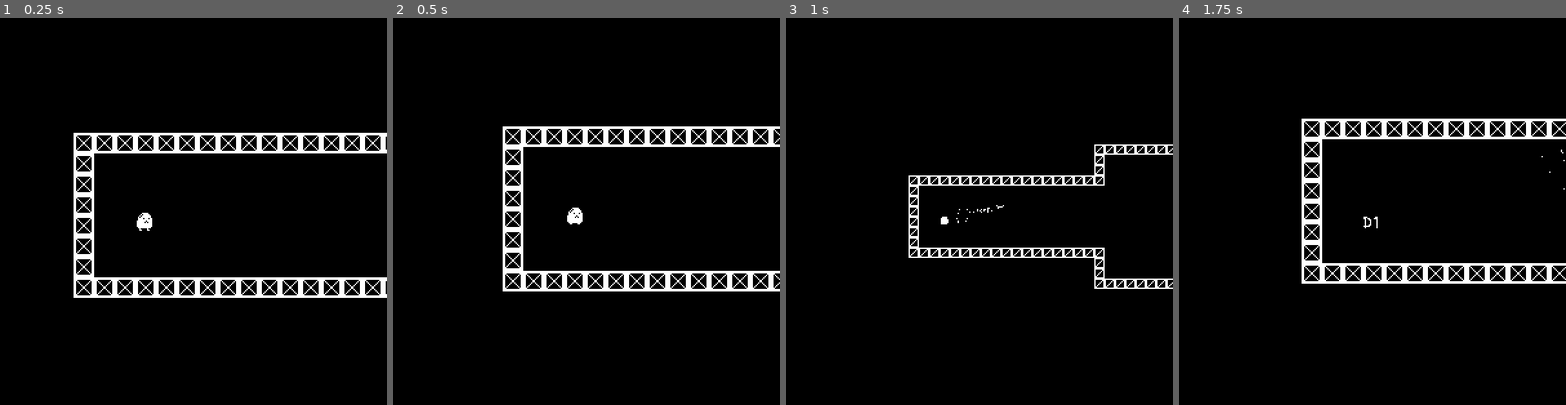
Above: before the commit, frames 1-4 (left to right).
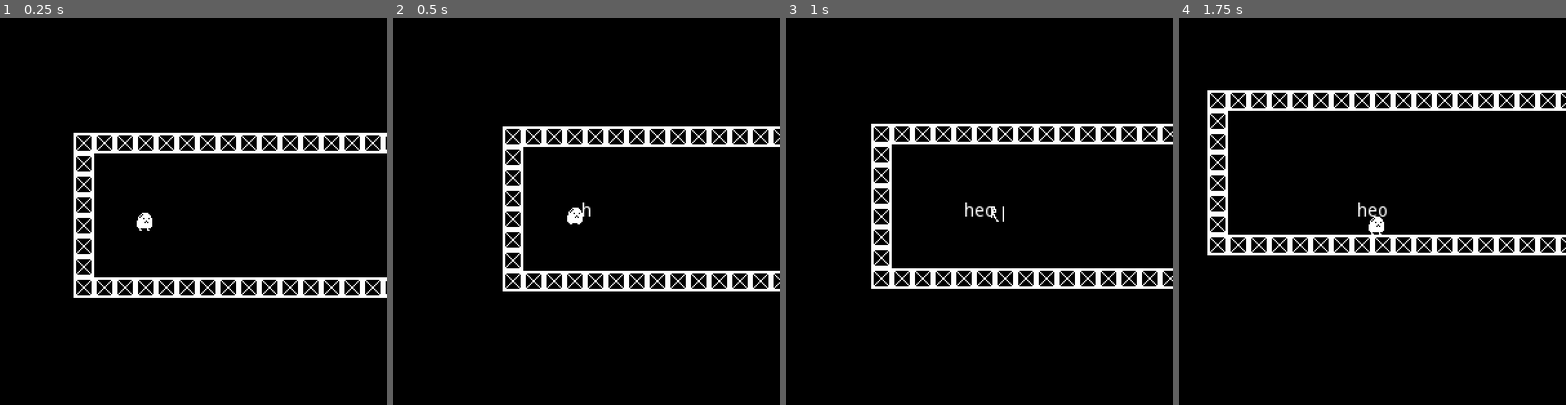
Above: after the commit, the same moments.

Repository: theowiik/PITCH-BLACK
Game: Godot game, scene res://scenes/Game.tscn
Same seed, same stepped clock (60 frames per second), same inputs: the game is played once before the commit and once after it.
Inputs (mouse positions are in pixels of both pictures, inside the frame that each line leads up to):
- Up to frame 1 (0.25 s): no input
- Up to frame 2 (0.5 s): no input
- Up to frame 3 (1 s): move the mouse to (1064, 192) at 0.52 s; hold D (right) from 0.53 s (still down); hold Right mouse button (add_rocket) from 0.53 s (still down)
- Up to frame 4 (1.75 s): move the mouse to (1295, 230) at 1.27 s; release D (right) at 1.28 s; release Right mouse button (add_rocket) at 1.28 s; hold S (down) from 1.28 s (still down); click (1295, 230) at 1.35 s

Frame 1 is identical in both runs. In frame 2, less than 0.1% of the frame differs, in the area x 49-51%, y 47-52%; in frame 3, 7.6%; in frame 4, 11%, in the area x 7-100%, y 18-69%.

Commit message:
add cutscene

Diff:
--- /dev/null
+++ b/scenes/Cutscene.tscn
@@ -0,0 +1,28 @@
+[gd_scene load_steps=2 format=2]
+
+[ext_resource path="res://scripts/Cutscene.gd" type="Script" id=1]
+
+[node name="Cutscene" type="CanvasLayer"]
+script = ExtResource( 1 )
+
+[node name="Delay" type="Timer" parent="."]
+wait_time = 0.33
+one_shot = true
+
+[node name="CenterContainer" type="CenterContainer" parent="."]
+anchor_right = 1.0
+anchor_bottom = 1.0
+__meta__ = {
+"_edit_use_anchors_": false
+}
+
+[node name="Label" type="Label" parent="CenterContainer"]
+margin_left = 96.0
+margin_top = 143.0
+margin_right = 204.0
+margin_bottom = 157.0
+text = "this is some text"
+__meta__ = {
+"_edit_use_anchors_": false
+}
+[connection signal="timeout" from="Delay" to="." method="_on_Delay_timeout"]
--- a/scenes/Game.tscn
+++ b/scenes/Game.tscn
@@ -1,8 +1,9 @@
-[gd_scene load_steps=4 format=2]
+[gd_scene load_steps=5 format=2]
 
 [ext_resource path="res://scenes/actors/Player.tscn" type="PackedScene" id=1]
 [ext_resource path="res://scripts/Game.gd" type="Script" id=2]
 [ext_resource path="res://scenes/actors/Enemy.tscn" type="PackedScene" id=3]
+[ext_resource path="res://scenes/Cutscene.tscn" type="PackedScene" id=4]
 
 [node name="Game" type="Node2D"]
 script = ExtResource( 2 )
@@ -19,3 +20,5 @@
 position = Vector2( 142.295, -131.798 )
 
 [node name="Level" type="Node" parent="."]
+
+[node name="Cutscene" parent="." instance=ExtResource( 4 )]
--- /dev/null
+++ b/scripts/Cutscene.gd
@@ -0,0 +1,20 @@
+extends CanvasLayer
+
+onready var text_label: Label = get_node("CenterContainer/Label")
+onready var delay_timer: Timer = get_node("Delay")
+var current_char: int = 0
+var text: String = "heol"
+
+func _ready() -> void:
+	text_label.text = ""
+	$Delay.start()
+
+func _on_Delay_timeout() -> void:
+	append_char()
+	current_char += 1
+
+	if current_char < text.length() - 1:
+		$Delay.start()
+
+func append_char() -> void:
+	text_label.text += text[current_char]
